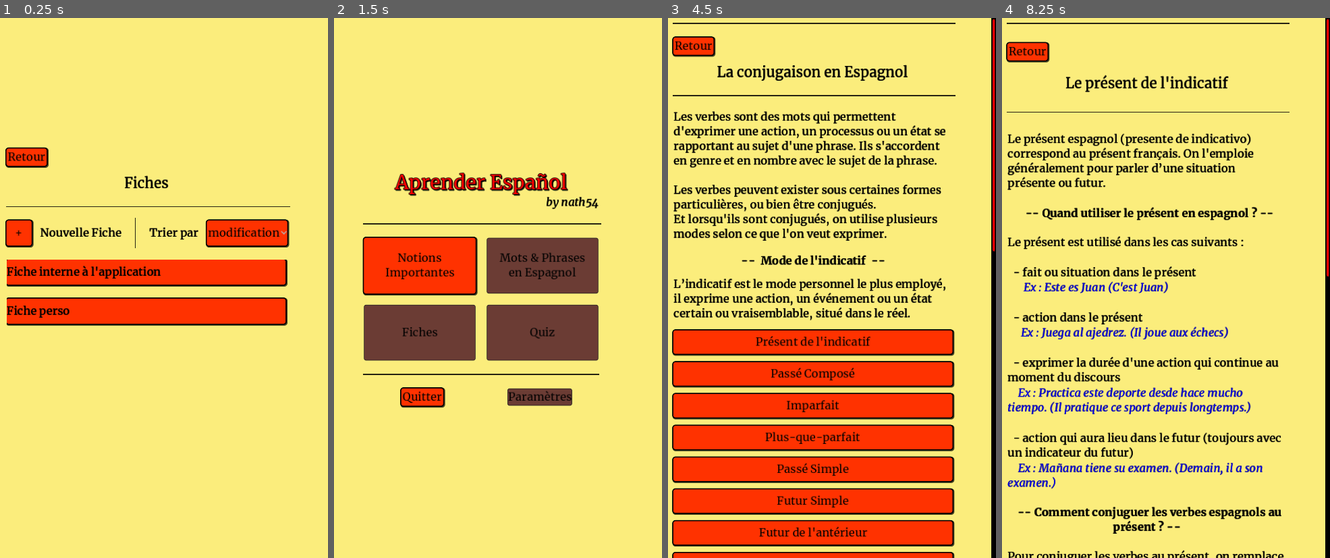
Above: before the commit, frames 1-4 (left to right).
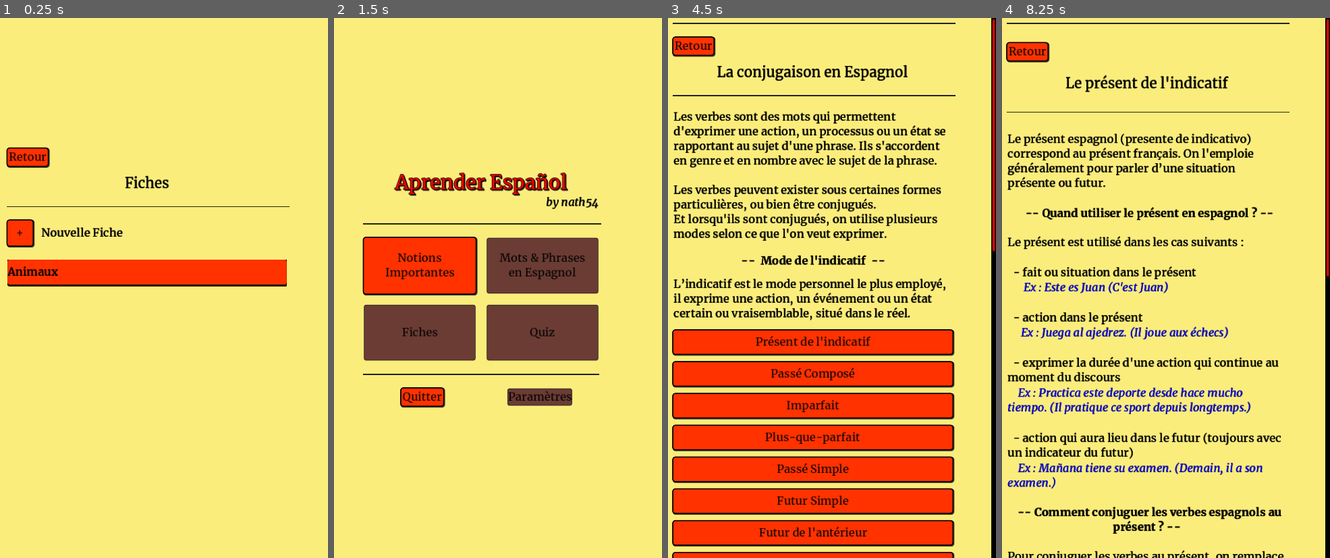
Above: after the commit, the same moments.

Repository: nath54/Aprender_el_espanol
Game: Godot game, scene res://pages/menu_principal/FichesCustom/ListeFiches.tscn
Same seed, same stepped clock (60 frames per second), same inputs: the game is played once before the commit and once after it. This scene is started directly instead of the project's main scene.
Inputs (mouse positions are in pixels of both pictures, inside the frame that each line leads up to):
- Up to frame 1 (0.25 s): no input
- Up to frame 2 (1.5 s): click (481, 271) at 0.52 s; click "Retour" at 1.25 s
- Up to frame 3 (4.5 s): click "Notions Importantes" at 2 s; click "Retour" at 2.75 s; click "Notions Importantes" at 3.5 s; click "Conjugaison" at 4.25 s
- Up to frame 4 (8.25 s): click "Retour" at 5 s; click "Retour" at 5.75 s; click "Notions Importantes" at 6.5 s; click "Conjugaison" at 7.25 s; click "Présent de l'indicatif" at 8 s

The runs differ from the first frame. In frame 1, 7.2% of the frame differs, in the area x 1-89%, y 23-57%; in frame 2, nothing differs; in frame 3, less than 0.1%; in frame 4, less than 0.1%.

Commit message:
Travail Un peu Fiches

Diff:
--- /dev/null
+++ b/global/Global.gd
@@ -0,0 +1,11 @@
+extends Node
+
+
+# Called when the node enters the scene tree for the first time.
+func _ready():
+	pass # Replace with function body.
+
+
+# Called every frame. 'delta' is the elapsed time since the previous frame.
+func _process(delta):
+	pass
--- /dev/null
+++ b/global/Lib.gd
@@ -0,0 +1,11 @@
+extends Node
+
+
+# Called when the node enters the scene tree for the first time.
+func _ready():
+	pass # Replace with function body.
+
+
+# Called every frame. 'delta' is the elapsed time since the previous frame.
+func _process(delta):
+	pass
--- a/pages/menu_principal/FichesCustom/ListeFiches.gd
+++ b/pages/menu_principal/FichesCustom/ListeFiches.gd
@@ -1,6 +1,59 @@
 extends Control
 
+const DATA_PATH: String = "res://data/fiches/";
+@onready var ListeFiches = $ScrollContainer/CenterContainer/VBoxContainer/VBoxContainer/ScrollContainer/ListeFiches;
 
+func list_files_in_directory(path: String) -> Array[String]:
+	var files: Array[String] = [];
+	var dir: DirAccess = DirAccess.open(path);
+	dir.list_dir_begin();
+	#
+	while true:
+		var file: String = dir.get_next();
+		if file == "":
+			break
+		elif not file.begins_with("."):
+			files.append(file);
+	#
+	dir.list_dir_end();
+	#
+	return files;
+
+
+func load_file(path: String):
+	var txt: String = FileAccess.get_file_as_string(path)
+	var data = JSON.parse_string(txt)
+	return data;
 
 func _on_bt_retour_pressed():
 	get_tree().change_scene_to_file("res://pages/menu_principal/MainMenu.tscn");
+
+
+func add_fiche_button(f_name: String, f_path: String):
+	var mbt: Button = Button.new();
+	var hbc: HBoxContainer = HBoxContainer.new();
+	var lbl: Label = Label.new();
+	hbc.add_child(lbl);
+	mbt.add_child(hbc);
+	#
+	mbt.set_custom_minimum_size(Vector2(500, 45));
+	hbc.set_anchors_preset(PRESET_FULL_RECT);
+	lbl.text = f_name;
+	#
+	ListeFiches.add_child(mbt);
+	#
+	mbt.pressed.connect(click_fiche_bt.bind(f_path));
+	#
+	return mbt;
+
+
+func click_fiche_bt(fp: String):
+	print("TEST TEST : ", fp);
+
+
+func _ready():
+	#
+	for fp in list_files_in_directory(DATA_PATH):
+		if fp.ends_with(".json"):
+			var data = load_file(DATA_PATH+fp);
+			add_fiche_button(data["nom"], DATA_PATH+fp);
--- a/pages/menu_principal/FichesCustom/ListeFiches.tscn
+++ b/pages/menu_principal/FichesCustom/ListeFiches.tscn
@@ -75,13 +75,16 @@
 text = "Nouvelle Fiche"
 
 [node name="VSeparator" type="VSeparator" parent="ScrollContainer/CenterContainer/VBoxContainer/VBoxContainer/Fiche+"]
+visible = false
 layout_mode = 2
 
 [node name="TrierPar" type="Label" parent="ScrollContainer/CenterContainer/VBoxContainer/VBoxContainer/Fiche+"]
+visible = false
 layout_mode = 2
 text = "Trier par"
 
 [node name="OptionButton" type="OptionButton" parent="ScrollContainer/CenterContainer/VBoxContainer/VBoxContainer/Fiche+"]
+visible = false
 layout_mode = 2
 item_count = 2
 selected = 0
@@ -101,6 +104,7 @@
 theme_override_constants/separation = 25
 
 [node name="ExFiche1" type="Button" parent="ScrollContainer/CenterContainer/VBoxContainer/VBoxContainer/ScrollContainer/ListeFiches"]
+visible = false
 custom_minimum_size = Vector2(500, 45)
 layout_mode = 2
 
@@ -119,6 +123,7 @@
 vertical_alignment = 1
 
 [node name="ExFiche2" type="Button" parent="ScrollContainer/CenterContainer/VBoxContainer/VBoxContainer/ScrollContainer/ListeFiches"]
+visible = false
 custom_minimum_size = Vector2(500, 45)
 layout_mode = 2
 
--- a/project.godot
+++ b/project.godot
@@ -18,6 +18,11 @@
 config/features=PackedStringArray("4.1", "GL Compatibility")
 run/low_processor_mode=true
 config/icon="res://icon4.png"
+
+[autoload]
+
+Global="*res://global/Global.gd"
+Lib="*res://global/Lib.gd"
 
 [display]
 
